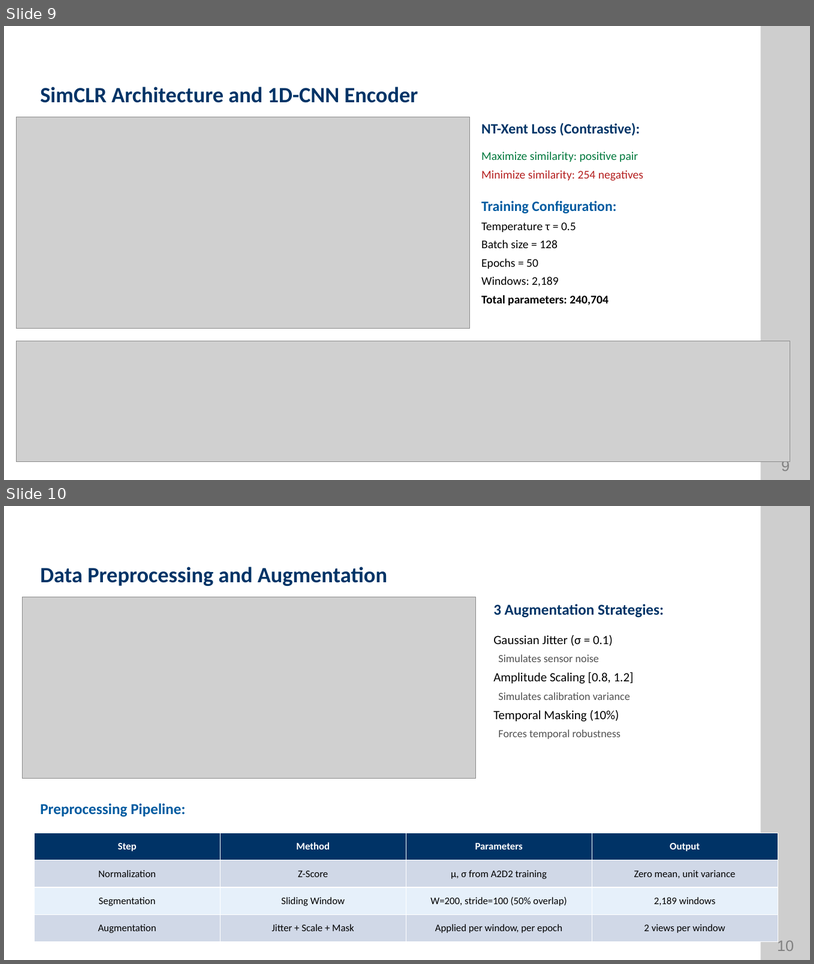
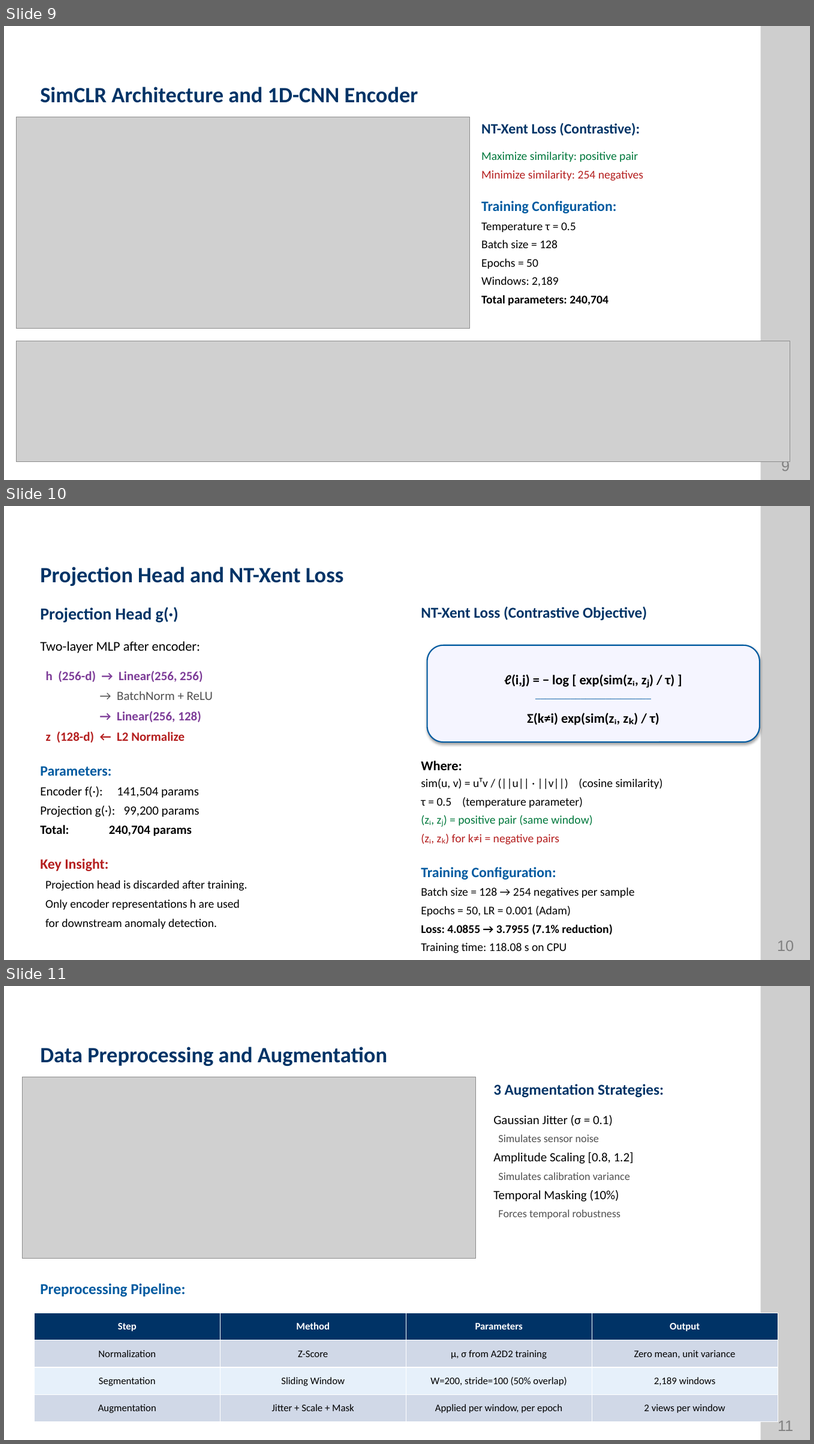
Before and after one commit to usernameyayg/Automotive-Sensors--Fault-Detection-and-Localization, a slide deck: thesis_report/Defense_Presentation.pptx. Shown one above the other, each under a label of ours: slides 9 and 10 before the commit, slides 9, 10 and 11 after it. The pictures are 814x964 and 814x1444 pixels, drawn with LibreOffice and Linux fonts; fonts in the diff are those of the drawing; grey boxes stand for pictures; background and template pictures are left out. Boxes give left, top, right and bottom in pixels: in the first picture for what was removed or moved away, otherwise in the second. Text is boxed around its words. In the diff, an @@ line names an element or a change of style, - is before the commit and + after.

```diff
--- a/thesis_report/Defense_Presentation.pptx
+++ b/thesis_report/Defense_Presentation.pptx
@@ slide 10 added at (x1=4, y1=506, x2=810, y2=960), background #FFFFFF; not listed: 2 template elements that a slide beside it also shows @@
@@ text added at (x1=40, y1=567, x2=344, y2=586), 26 pt, text #003366, bold @@
+Projection Head and NT-Xent Loss
@@ text added at (x1=40, y1=607, x2=247, y2=928), 15 pt, text #000000 @@
+Projection Head g(·)
+Two-layer MLP after encoder:
+h (256-d) → Linear(256, 256)
+→ BatchNorm + ReLU
+→ Linear(256, 128)
+z (128-d) ← L2 Normalize
+Parameters:
+Encoder f(·): 141,504 params
+Projection g(·): 99,200 params
+Total: 240,704 params
+Key Insight:
+Projection head is discarded after training.
+Only encoder representations h are used
+for downstream anomaly detection.
@@ text added at (x1=421, y1=606, x2=647, y2=621), 18 pt, text #003366, bold @@
+NT-Xent Loss (Contrastive Objective)
@@ rounded rectangle added at (x1=428, y1=645, x2=760, y2=742), fill #F5F5FF, outline #005AA0 1.5 pt, 16 pt, text #000000, bold @@
+ℓ(i,j) = − log [ exp(sim(zᵢ, zⱼ) / τ) ]
+───────────────────────
+Σ(k≠i) exp(sim(zᵢ, zₖ) / τ)
@@ text added at (x1=421, y1=760, x2=663, y2=953), 14 pt, text #000000 @@
+Where:
+sim(u, v) = uᵀv / (||u|| · ||v||) (cosine similarity)
+τ = 0.5 (temperature parameter)
+(zᵢ, zⱼ) = positive pair (same window)
+(zᵢ, zₖ) for k≠i = negative pairs
+Training Configuration:
+Batch size = 128 → 254 negatives per sample
+Epochs = 50, LR = 0.001 (Adam)
+Loss: 4.0855 → 3.7955 (7.1% reduction)
+Training time: 118.08 s on CPU
@@ what was slide 10 is now slide 11 @@
@@ page number at (x1=778, y1=1419, x2=794, y2=1431): text changed @@
-10
+11
```
Also in this commit, not shown: 2 other files.
